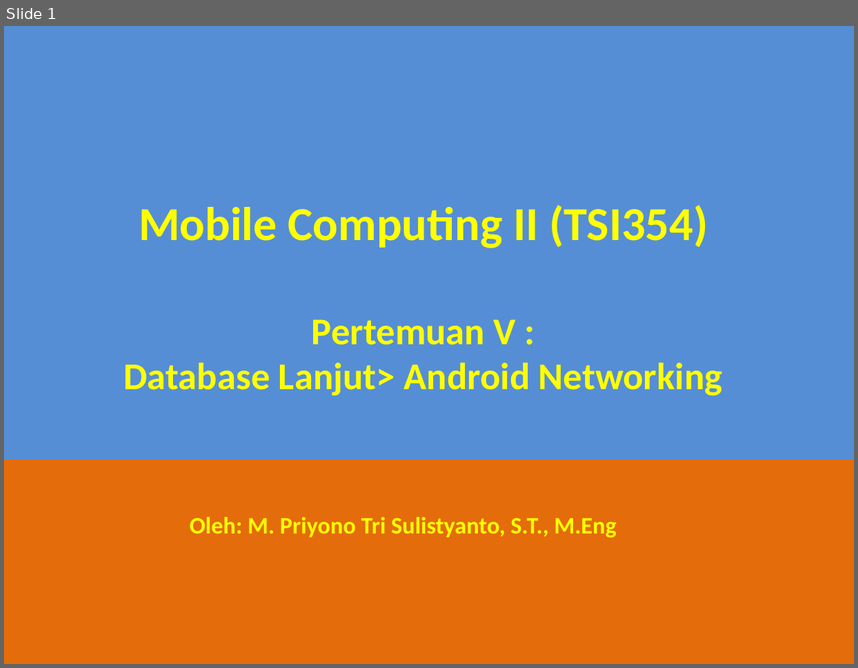
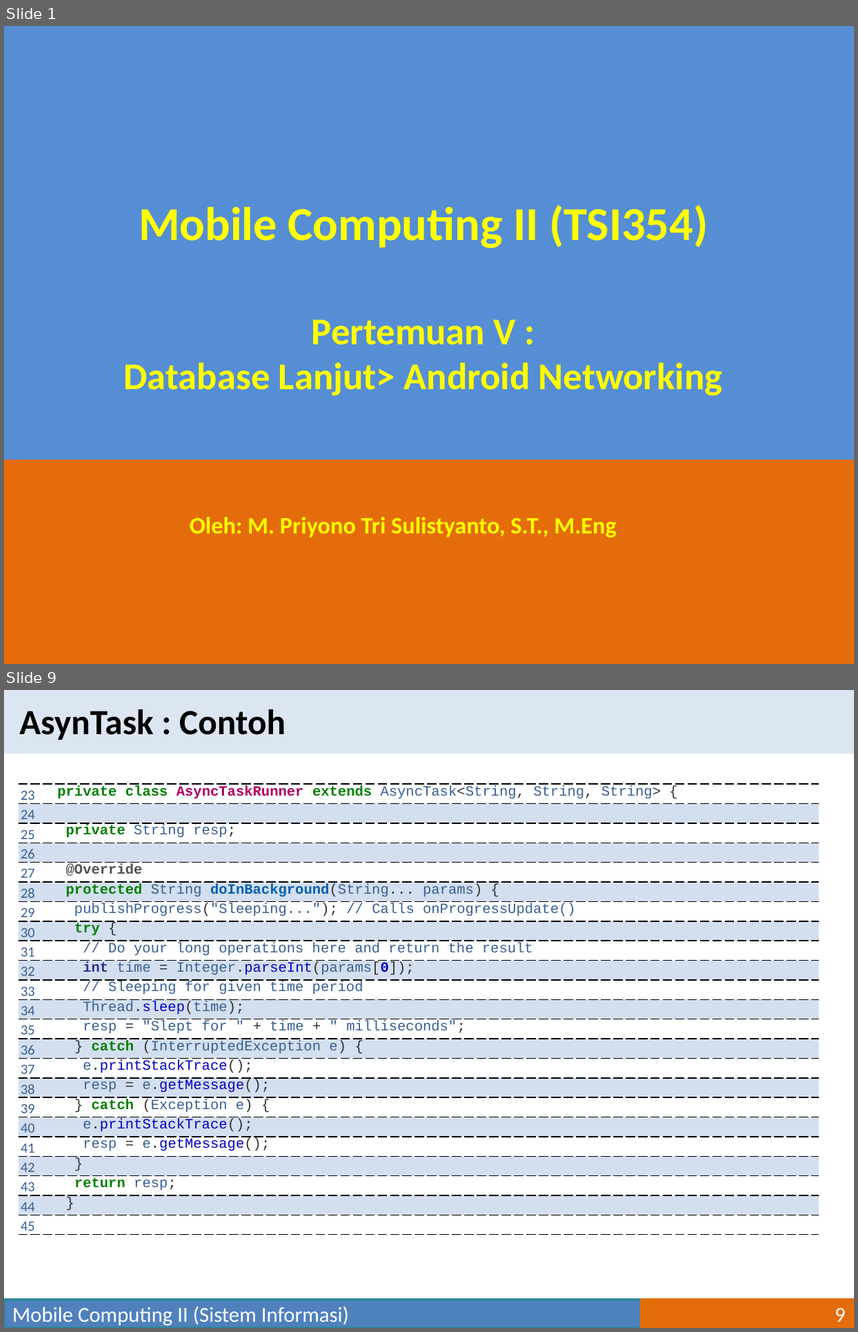
Before and after one commit to mpriyonots/Mobile-Computing-II, a slide deck: materi/Mobile Computing II-05.pptx. Shown one above the other, each under a label of ours: slide 1 before the commit, slides 1 and 9 after it; the slides between them are not shown. The pictures are 858x668 and 858x1332 pixels, drawn with LibreOffice and Linux fonts; fonts in the diff are those of the drawing. Boxes give left, top, right and bottom in pixels: in the first picture for what was removed or moved away, otherwise in the second. Text is boxed around its words. In the diff, an @@ line names an element or a change of style, - is before the commit and + after.

```diff
--- a/materi/Mobile Computing II-05.pptx
+++ b/materi/Mobile Computing II-05.pptx
@@ slide 9 added at [4, 690, 854, 1328], background #FFFFFF @@
@@ rectangle added at [4, 690, 854, 753], fill #DCE6F2 @@
@@ text added at [19, 709, 286, 740], 30 pt, text #000000, bold @@
+AsynTask : Contoh
@@ table added at [18, 784, 818, 1237], 23 rows, 2 columns @@
+23 | private class AsyncTaskRunner extends AsyncTask<String, String, String> {
+24 | 
+25 | private String resp;
+26 | 
+27 | @Override
+28 | protected String doInBackground(String... params) {
+29 | publishProgress("Sleeping..."); // Calls onProgressUpdate()
+30 | try {
+31 | // Do your long operations here and return the result
+32 | int time = Integer.parseInt(params[0]);
+33 | // Sleeping for given time period
+34 | Thread.sleep(time);
+35 | resp = "Slept for " + time + " milliseconds";
+36 | } catch (InterruptedException e) {
+37 | e.printStackTrace();
+38 | resp = e.getMessage();
+39 | } catch (Exception e) {
+40 | e.printStackTrace();
+41 | resp = e.getMessage();
+42 | }
+43 | return resp;
+44 | }
+45 | 
@@ rectangle added at [4, 1299, 642, 1328], fill #4F81BD, outline #31859C 2 pt, 18 pt, text #FFFFFF @@
+Mobile Computing II (Sistem Informasi)
@@ page number added at [642, 1299, 854, 1328], fill #E46C0A, outline #E46C0A 2 pt, 18 pt, text #FFFFFF @@
+9
```
Also in this commit, not shown: 1 slide changed, 7 other slides added, 1 slide removed, 1 other file.
